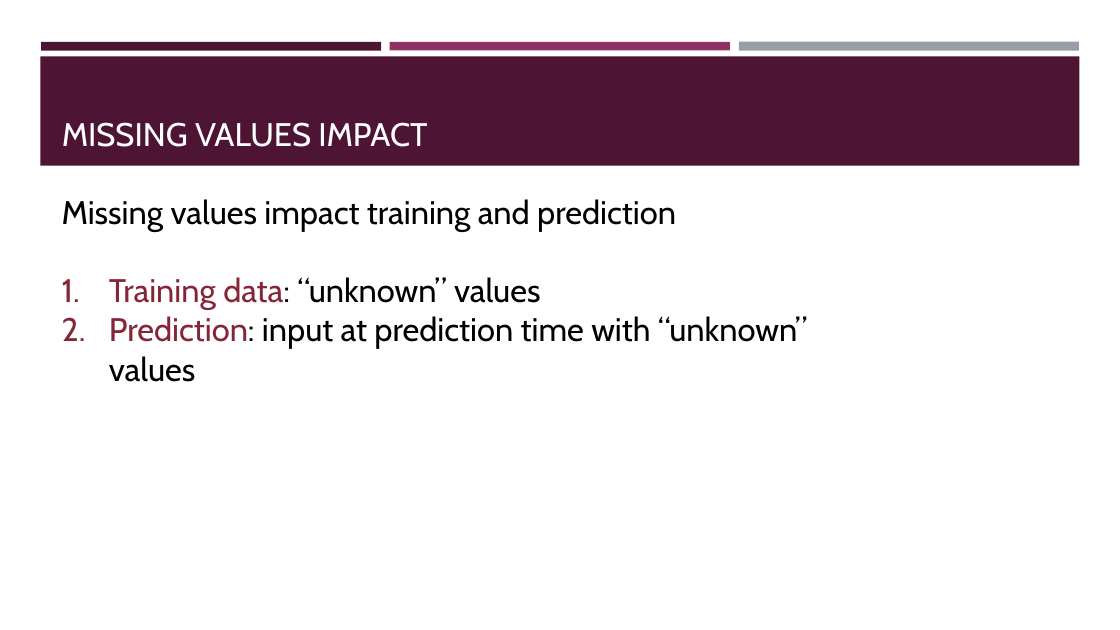
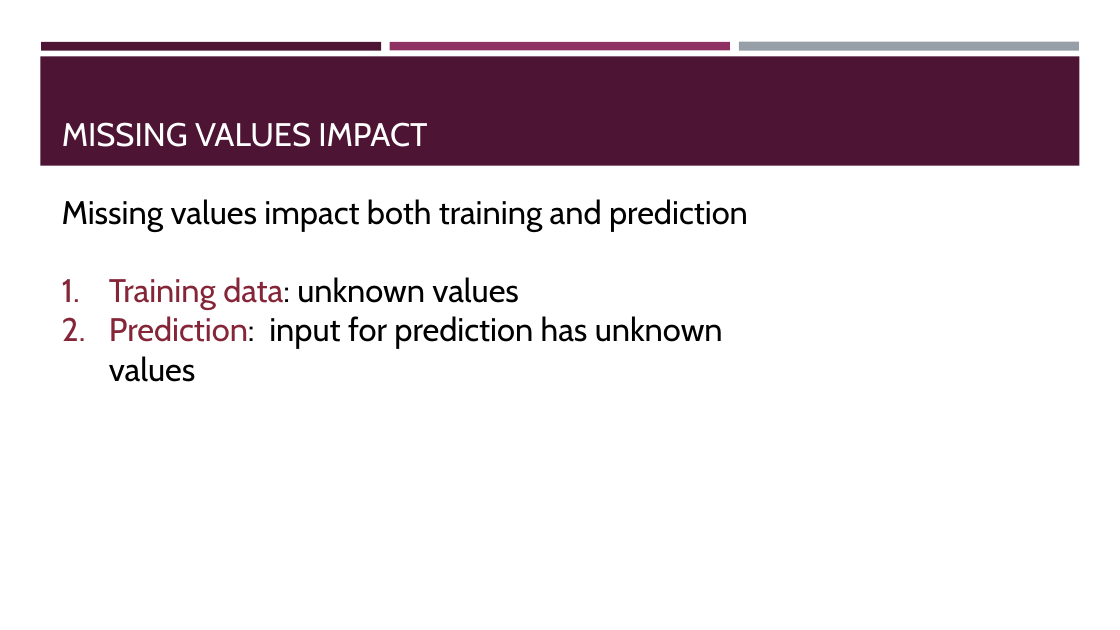
Before and after one commit to BeiyuLinCS/beiyulin.github.io, a slide deck: slide 4 of teach/spring_21/behavior_modeling/week5.pptx. Drawn at 1120x630 pixels with LibreOffice and Linux fonts; fonts in the diff are those of the drawing. Boxes give left, top, right and bottom in pixels: in the first picture for what was removed or moved away, otherwise in the second. Text is boxed around its words. In the diff, an @@ line names an element or a change of style, - is before the commit and + after.

```diff
--- a/teach/spring_21/behavior_modeling/week5.pptx
+++ b/teach/spring_21/behavior_modeling/week5.pptx
@@ text at (x1=62, y1=199, x2=748, y2=349): text changed @@
-Missing values impact training and prediction
-1. Training data: “unknown” values
-2. Prediction: input at prediction time with “unknown” values
+Missing values impact both training and prediction
+1. Training data: unknown values
+2. Prediction: input for prediction has unknown values
```
Also in this commit, not shown: 10 other slides changed, 11 slides added, 1 slide removed, 11 other files.
